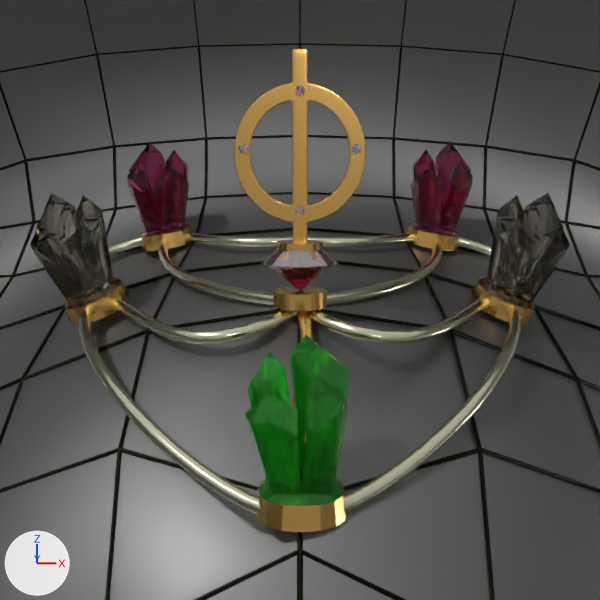
Before and after pictures for a commit that changed the Blender file blend/logo-gem-network-5.blend.
Before and after are seen from the file's camera 'Camera'. Every picture has the same lights, and +X, +Y and +Z are marked at lower left.

Objects in the first picture: 'Crystal', 'CrystalBack', 'CrystalSide', 'LogoCenter', 'NetworkMeshBack.001', 'NetworkMeshCross.003', 'NetworkMeshFront.001', 'NetworkStarBack.004', 'NetworkStarCross.001', 'Surface', 'SurfaceWireframe'.
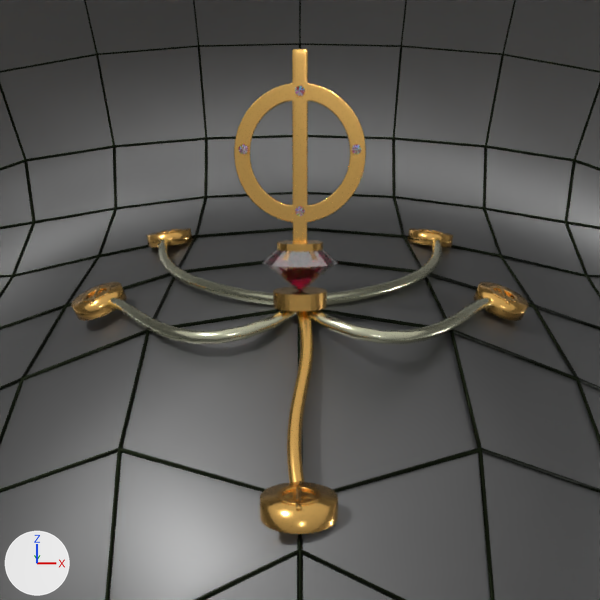
ob_logoempty is not drawn itself; it is the parent of ob_logoplatform, ob_flubieupside.

Changed parts and their boxes (x1, y1, x2, y2) in the pictures (600 x 600 px):
'Crystal', deleted
    before: (245, 335, 350, 532)
'CrystalSide', deleted
    before: (30, 193, 570, 325)
'LogoCenter', no longer drawn
    before: (234, 49, 366, 311)
'CrystalBack', deleted
    before: (127, 142, 473, 251)
'Logo', now drawn
    after: (234, 49, 366, 242)
'NetworkMeshFront.001', deleted
    before: (78, 308, 522, 514)
'RingFront', added
    after: (260, 481, 338, 534)
'RingSide', added
    after: (71, 282, 529, 321)
'FlubieUpside', now drawn
    after: (262, 240, 338, 291)
'NetworkMeshCross.003', deleted
    before: (185, 233, 415, 248)
'RingBack', added
    after: (146, 228, 454, 248)
'LogoPlatform', now drawn
    after: (273, 287, 327, 311)
'NetworkMeshBack.001', deleted
    before: (108, 237, 492, 256)
'Diamond.004', now drawn
    after: (295, 86, 305, 96)
'Diamond.007', now drawn
    after: (238, 144, 248, 154)
'Diamond.006', now drawn
    after: (352, 144, 362, 154)
'Diamond.005', now drawn
    after: (295, 207, 305, 216)
'NetworkStarFront', unchanged, uncovered by the edit
    before: (291, 311, 313, 407)
    after: (287, 311, 314, 483)

The change, as a list of edits to the scene's bpy script:
```text
Change me_diamond_013:
    where me_diamond_013.from_pydata(...)  # 66 vertices, 96 faces; spans x -1.0..1.0, y -1.0..1.0, z -0.8..0.35
    remove me_diamond_013.materials.append(mat_ruby)  # pink #e72968
    add me_diamond_013.materials.append(mat_gemlogo)  # pink #ff2a62
Remove ob_networkmeshfront_001:
    ob_networkmeshfront_001 = bpy.data.objects.new('NetworkMeshFront.001', cu_beziercurve_016)
Remove ob_networkmeshback_001:
    ob_networkmeshback_001 = bpy.data.objects.new('NetworkMeshBack.001', cu_beziercurve_017)
Remove ob_networkmeshcross_003:
    ob_networkmeshcross_003 = bpy.data.objects.new('NetworkMeshCross.003', cu_beziercurve_018)
Remove ob_crystal:
    ob_crystal = bpy.data.objects.new('Crystal', me_cube_004)
Remove ob_crystalside:
    ob_crystalside = bpy.data.objects.new('CrystalSide', me_cube_002)
Remove ob_crystalback:
    ob_crystalback = bpy.data.objects.new('CrystalBack', me_cube_005)
Add ob_ringfront:
    ob_ringfront = bpy.data.objects.new('RingFront', me_diamond_025)  # 854 vertices, 829 faces; spans x -0.6..0.6, y -0.6..0.6, z 0.35..0.723; in mat_goldy (orange #ffc972)
    ob_ringfront.location = (-0.01, 0.37, -3.11)
    ob_ringfront.rotation_euler = (0.000237, -0.0000493, -0.00799)  # degrees (0, 0, -0.5)
    ob_ringfront.scale = (0.774, 0.774, 0.774)
Add ob_ringback:
    ob_ringback = bpy.data.objects.new('RingBack', me_diamond_024)  # 854 vertices, 830 faces; spans x -0.6..0.6, y -0.6..0.6, z 0.311..0.672; in mat_goldy (orange #ffc972); modifiers MIRROR
    ob_ringback.location = (2.78, 8.39, 0.14)
    ob_ringback.rotation_euler = (-0.0129, 3.275, 0.00931)  # degrees (-0.7, 188, 0.5)
    ob_ringback.scale = (0.774, 0.774, 0.774)
Add ob_ringside:
    ob_ringside = bpy.data.objects.new('RingSide', me_diamond_017)  # 854 vertices, 830 faces; spans x -0.6..0.6, y -0.6..0.6, z 0.311..0.672; in mat_goldy (orange #ffc972); modifiers MIRROR
    ob_ringside.location = (3.67, 5.39, -0.73)
    ob_ringside.rotation_euler = (-0.268, 3.455, 0.0508)  # degrees (-15, 198, 2.9)
    ob_ringside.scale = (0.774, 0.774, 0.774)
```
